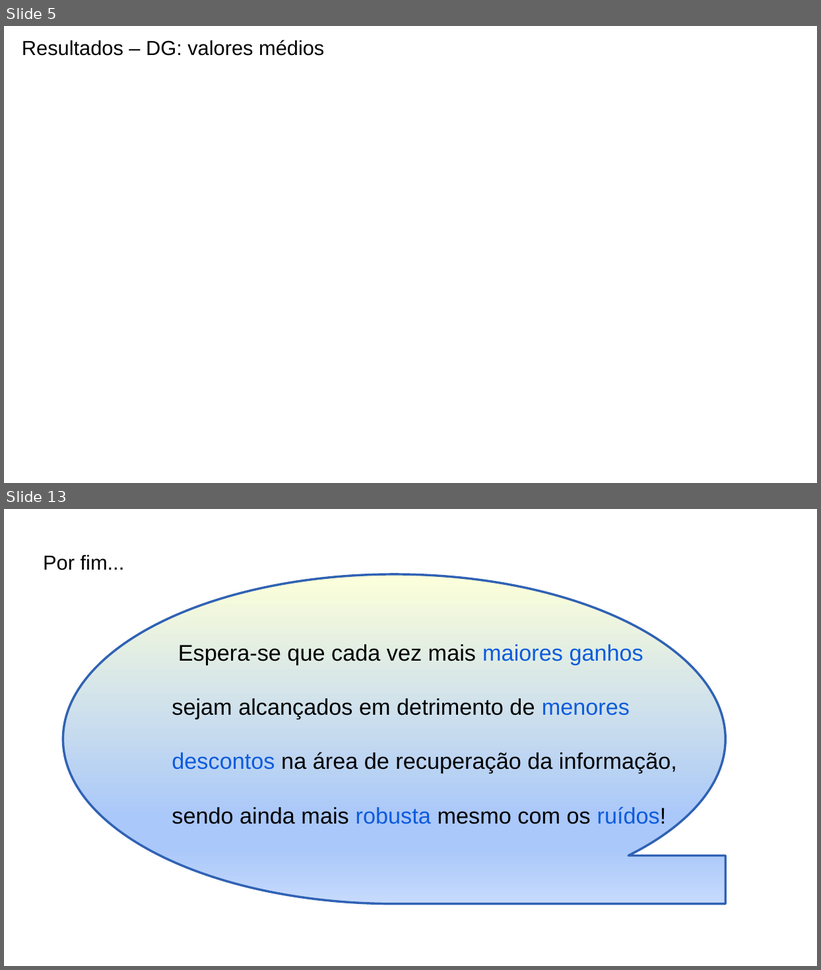
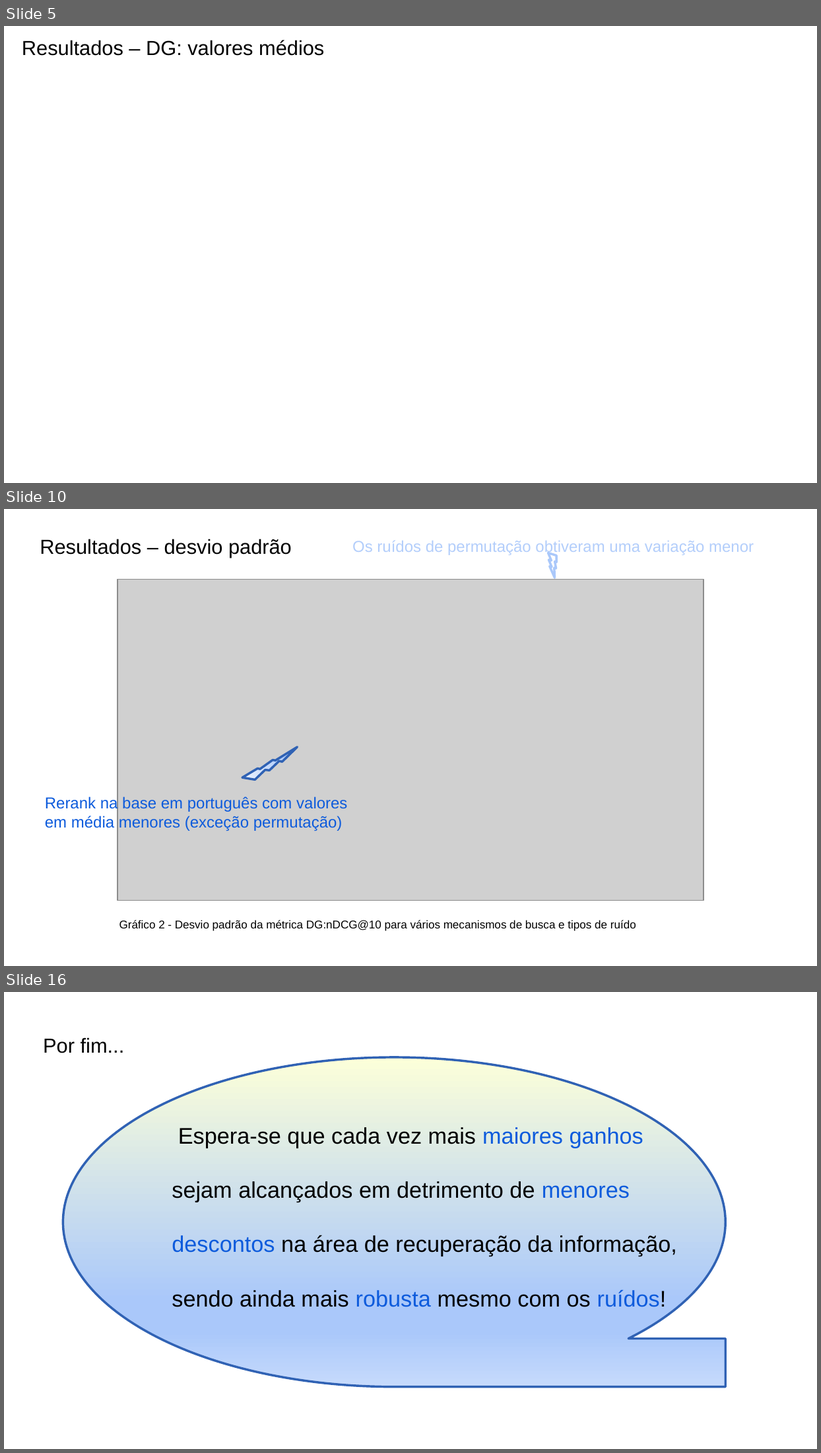
Before and after one commit to leonardo3108/robustez-query, a slide deck: docs/presentations/Apresentação final - 20211209.pptx. Shown one above the other, each under a label of ours: slides 5 and 13 before the commit, slides 5, 10 and 16 after it; the slides between them are not shown. The pictures are 821x970 and 821x1453 pixels, drawn with LibreOffice and Linux fonts; fonts in the diff are those of the drawing; grey boxes stand for pictures; background and template pictures are left out. Boxes give left, top, right and bottom in pixels: in the first picture for what was removed or moved away, otherwise in the second. Text is boxed around its words. In the diff, an @@ line names an element or a change of style, - is before the commit and + after.

```diff
--- a/docs/presentations/Apresentação final - 20211209.pptx
+++ b/docs/presentations/Apresentação final - 20211209.pptx
@@ slide 10 added at box(4, 509, 817, 966), background #FFFFFF @@
@@ title added at box(40, 539, 292, 557), 18 pt, text #000000 @@
+Resultados – desvio padrão
@@ text added at box(352, 540, 754, 556), 14 pt, text #B3CEFB @@
+Os ruídos de permutação obtiveram uma variação menor
@@ lightning bolt added at box(539, 550, 567, 578), outline #AAC8FA 2 pt @@
@@ picture added at box(118, 579, 704, 901) @@
@@ lightning bolt added at box(239, 747, 302, 784), fill gradient #F6F9FE to #AAC8FA to #C6DAFC, outline #3162B5 2 pt @@
@@ text added at box(45, 796, 347, 831), 14 pt, text #0D5BDC @@
+Rerank na base em português com valores em média menores (exceção permutação)
@@ text added at box(120, 920, 636, 931), 10 pt, text #000000 @@
+Gráfico 2 - Desvio padrão da métrica DG:nDCG@10 para vários mecanismos de busca e tipos de ruído
@@ what was slide 13 is now slide 16 @@
```
Also in this commit, not shown: 7 slides changed, 2 other slides added.
